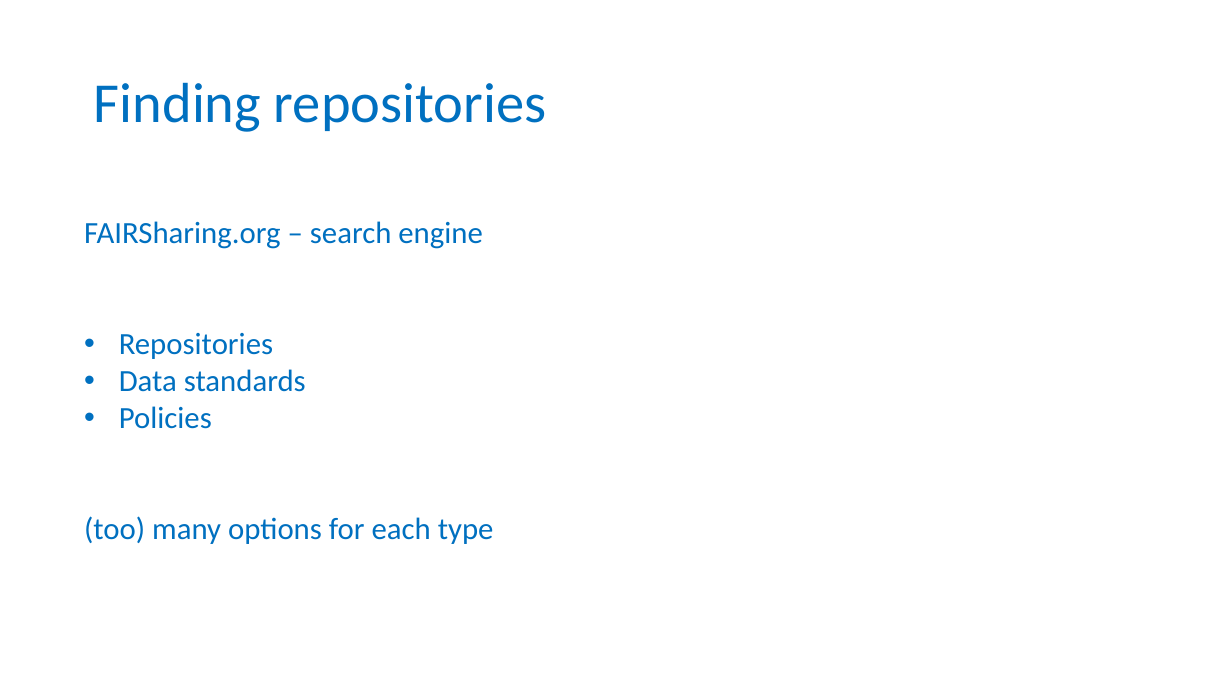
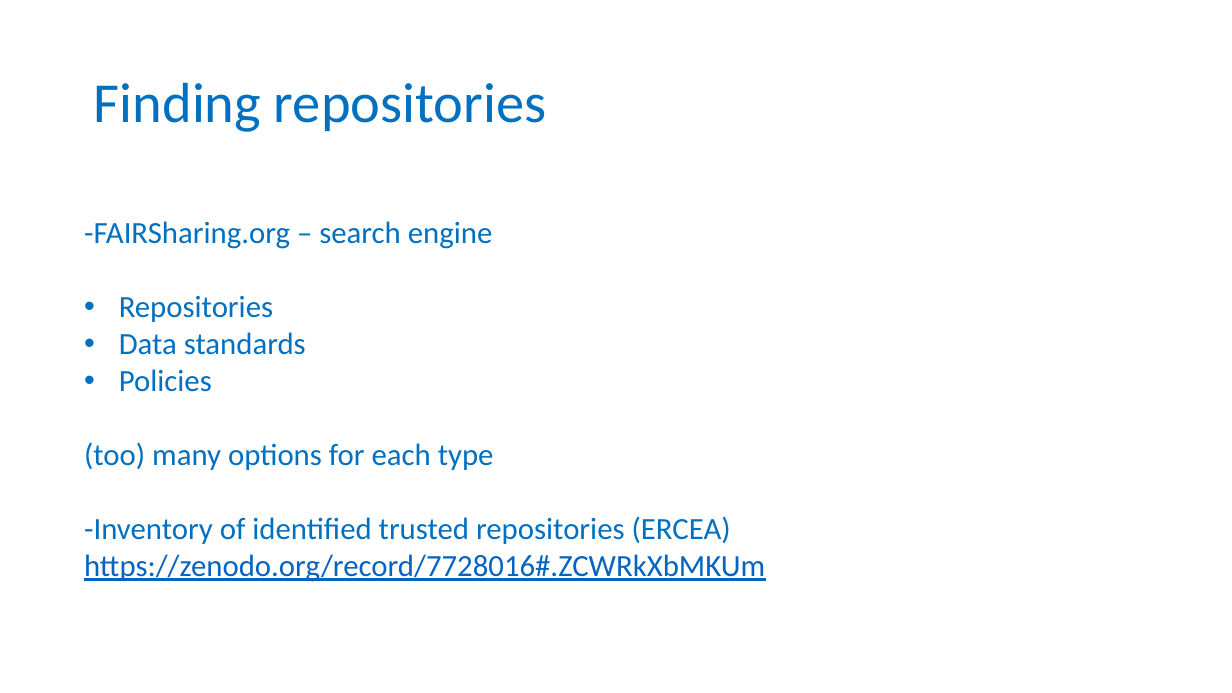
Before and after one commit to carpentries-incubator/fair-bio-practice, a slide deck: slide 19 of instructors/13-Repositories_v3.1.pptx. Drawn at 1232x693 pixels with LibreOffice and Linux fonts; fonts in the diff are those of the drawing; background and template pictures are left out. Boxes give left, top, right and bottom in pixels: in the first picture for what was removed or moved away, otherwise in the second. Text is boxed around its words. In the diff, an @@ line names an element or a change of style, - is before the commit and + after.

Commit message:
added link to ERCEA report slide 19

```diff
--- a/instructors/13-Repositories_v3.1.pptx
+++ b/instructors/13-Repositories_v3.1.pptx
@@ text at box(84, 221, 493, 249): text changed @@
-FAIRSharing.org – search engine
+-FAIRSharing.org – search engine
@@ text at box(84, 516, 765, 582): paragraphs added @@
+-Inventory of identified trusted repositories (ERCEA)
+https://zenodo.org/record/7728016#.ZCWRkXbMKUm
```
Also in this commit, not shown: 2 other slides changed.
